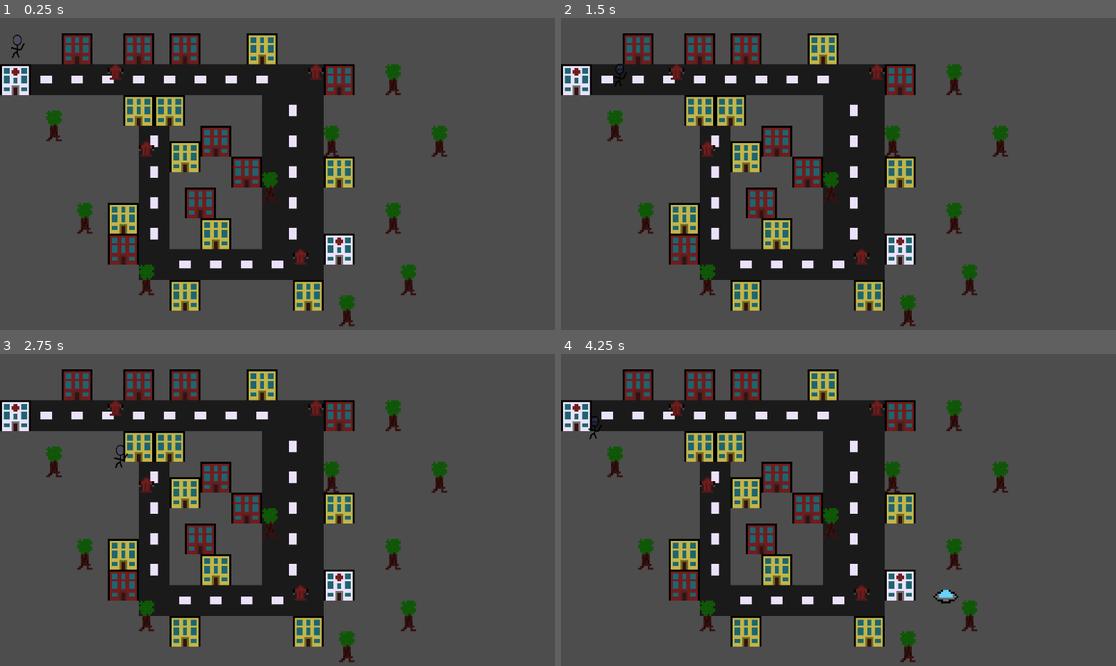
Above: before the commit, frames 1-4 (two rows, left to right).
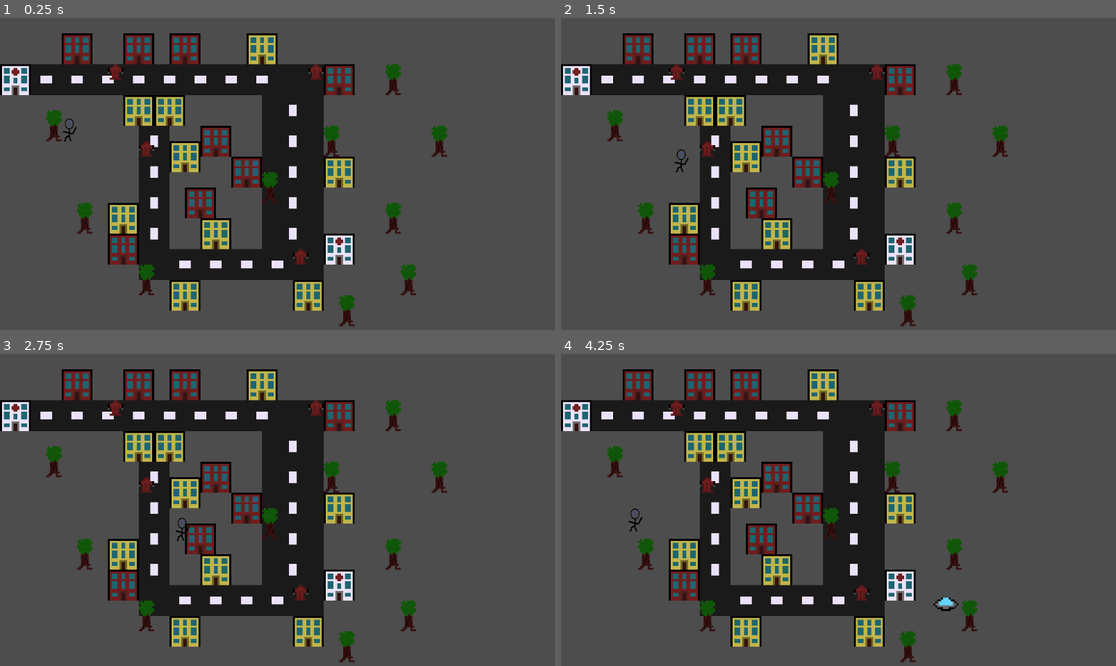
Above: after the commit, the same moments.

Repository: Lila-Kuhlt/Close-Encounters-of-the-Jeff-Kind
Game: Godot game, scene res://scenes/World.tscn
Two runs of this game, one before a commit and one after it. Both use one fixed random seed, a clock stepped at 60 frames per second and the inputs below.
Inputs:
- Up to frame 1 (0.25 s): no input
- Up to frame 2 (1.5 s): tap Enter at 0.5 s; hold D (right) 0.53-1.28 s; tap Space (shoot) at 0.6, 1.25, 1.35 s; hold S (down) from 1.28 s (still down)
- Up to frame 3 (2.75 s): tap Enter at 2 s; release S (down) at 2.03 s; hold D (right) from 2.03 s (still down); tap Space (shoot) at 2.1 s
- Up to frame 4 (4.25 s): tap Space (shoot) at 2.75, 2.85, 3.6 s; release D (right) at 2.78 s; hold W (up) 2.78-3.53 s; tap Enter at 3.5 s; hold A (left) from 3.53 s (still down)

The runs differ from the first frame. In frame 1, 0.1% of the frame differs, in the area x 2-14%, y 5-40%; in frame 2, less than 0.1%; in frame 3, 0.1%; in frame 4, 0.3%, in the area x 4-72%, y 20-83%.
Error before the commit: Invalid assignment of property or key 'vel' with value of type 'Vector2' on a base object of type 'CharacterBody2D (Bullet.gd)'. (res://scenes/Player.gd:48)

Commit message:
Fix coordinates
Remove debug shooting

Diff:
--- a/godot/project.godot
+++ b/godot/project.godot
@@ -14,6 +14,10 @@
 run/main_scene="res://scenes/World.tscn"
 config/features=PackedStringArray("4.0", "Forward Plus")
 config/icon="res://icon.svg"
+
+[display]
+
+window/stretch/scale=4.0
 
 [input]
 
--- a/godot/scenes/Package.tscn
+++ b/godot/scenes/Package.tscn
@@ -4,14 +4,13 @@
 [ext_resource type="Texture2D" uid="uid://n2irus8kabqp" path="res://assets/package.png" id="2_f8cij"]
 
 [sub_resource type="CircleShape2D" id="CircleShape2D_kccmo"]
-radius = 30.0
+radius = 8.0
 
 [node name="Package" type="Node2D"]
 script = ExtResource("1_jukrg")
 
 [node name="Sprite2D" type="Sprite2D" parent="."]
 texture_filter = 1
-scale = Vector2(4, 4)
 texture = ExtResource("2_f8cij")
 
 [node name="Area2D" type="Area2D" parent="."]
--- a/godot/scenes/Player.gd
+++ b/godot/scenes/Player.gd
@@ -3,7 +3,7 @@
 const Package = preload("res://scenes/Package.tscn")
 const Bullet = preload("res://scenes/bullets/Point.Bullet.tscn")
 
-const SPEED: float = 300.0
+const SPEED: float = 80.0
 const MAX_QUEUE_SIZE: int = 5
 
 var package_queue := []
@@ -37,13 +37,3 @@
 	var screen_size := get_viewport_rect().size
 	position.x = fposmod(position.x, screen_size.x)
 	position.y = fposmod(position.y, screen_size.y)
-
-var tmp_t := 0.0
-
-func _process(delta: float) -> void:
-	tmp_t += delta
-	if Input.is_action_just_pressed("shoot"):
-		var bullet = Bullet.instantiate()
-		bullet.position = position
-		bullet.vel = Vector2(sin(tmp_t), cos(tmp_t)) * 100.0
-		get_parent().add_child(bullet)
--- a/godot/scenes/Player.tscn
+++ b/godot/scenes/Player.tscn
@@ -11,6 +11,7 @@
 height = 50.0
 
 [node name="Jeff" type="CharacterBody2D"]
+scale = Vector2(0.25, 0.25)
 collision_layer = 7
 collision_mask = 3
 motion_mode = 1
--- a/godot/scenes/Ufo.tscn
+++ b/godot/scenes/Ufo.tscn
@@ -8,5 +8,4 @@
 
 [node name="Sprite2D" type="Sprite2D" parent="."]
 texture_filter = 1
-scale = Vector2(4, 4)
 texture = ExtResource("1_f2kdl")
--- a/godot/scenes/World.gd
+++ b/godot/scenes/World.gd
@@ -40,7 +40,7 @@
 	for loc in locs:
 		var areas := map.get_used_cells_by_id(0, loc.source_id, loc.atlas_pos)
 		for area in areas:
-			package_spawn_areas.append(to_global(map.map_to_local(area)))
+			package_spawn_areas.append(map.map_to_local(area))
 	start_package_spawn_timer()
 
 func start_package_spawn_timer():
--- a/godot/scenes/World.tscn
+++ b/godot/scenes/World.tscn
@@ -103,7 +103,6 @@
 [node name="GroundTileMap" type="TileMap" parent="."]
 y_sort_enabled = true
 texture_filter = 1
-scale = Vector2(4, 4)
 tile_set = SubResource("TileSet_a2e6e")
 cell_quadrant_size = 8
 format = 2
@@ -112,7 +111,6 @@
 [node name="ObjectTileMap" type="TileMap" parent="."]
 y_sort_enabled = true
 texture_filter = 1
-scale = Vector2(4, 4)
 tile_set = SubResource("TileSet_0busg")
 cell_quadrant_size = 8
 format = 2
